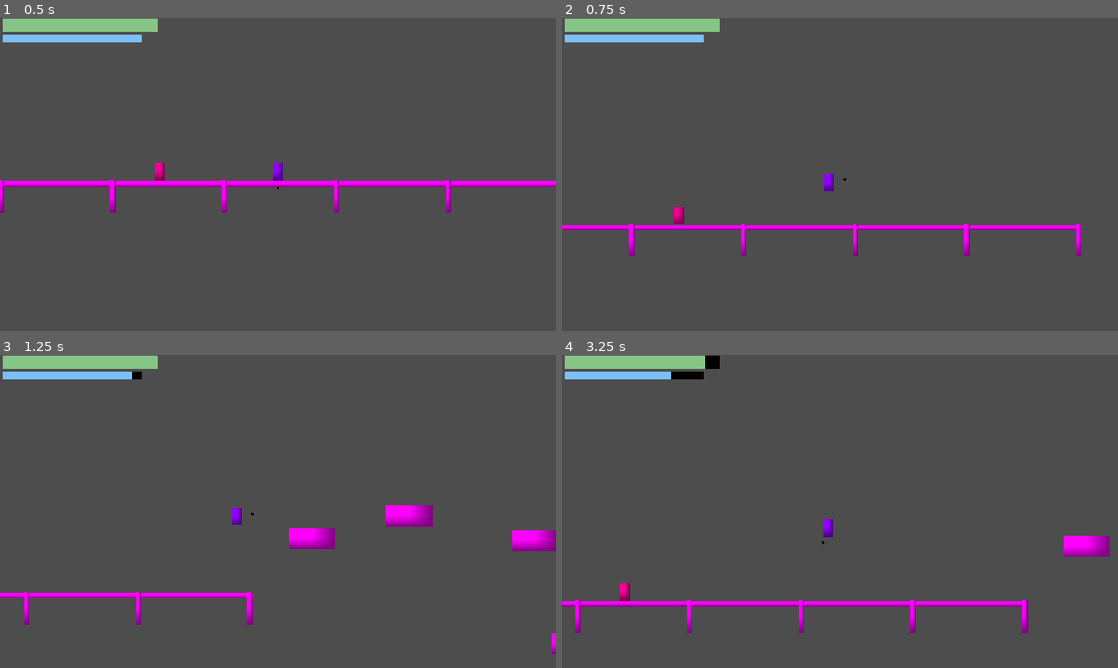
Above: before the commit, frames 1-4 (two rows, left to right).
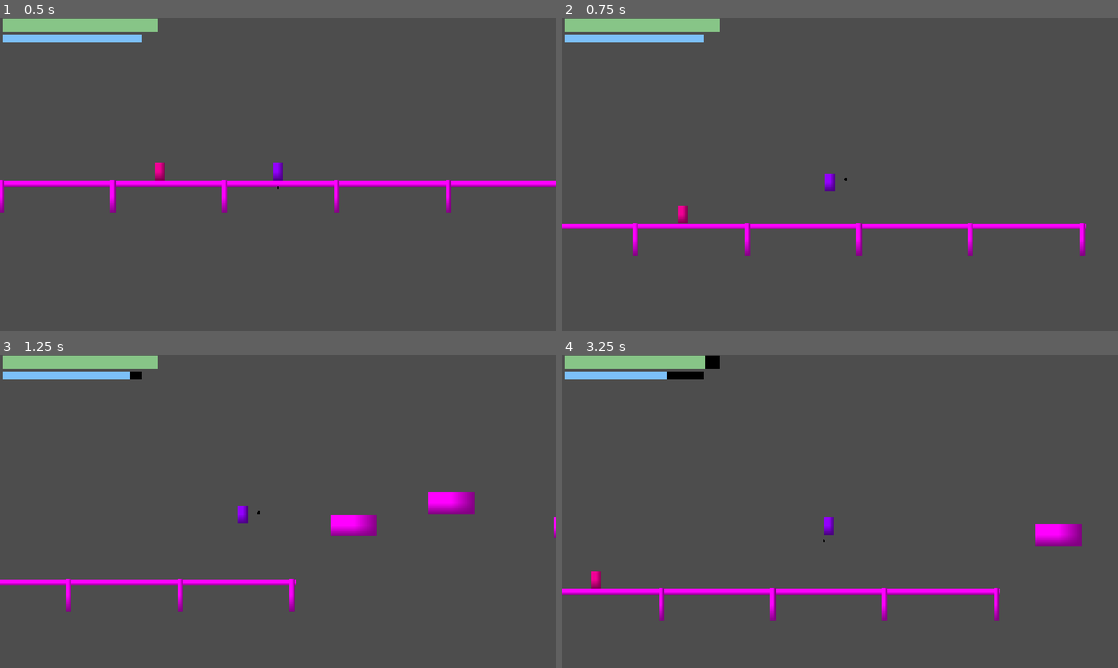
Above: after the commit, the same moments.

Repository: sharwenn-dev/cerulean_eclipse
Game: Godot game, scene res://scenes/test_world.tscn
The game is run twice, just before and just after one commit, with the same random seed, the same clock (stepped at 60 frames per second) and the same inputs.
Inputs (mouse positions are in pixels of both pictures, inside the frame that each line leads up to):
- Up to frame 1 (0.5 s): no input
- Up to frame 2 (0.75 s): tap Enter (ui_accept) at 0.5 s; move the mouse to (962, 158) at 0.52 s; hold D (ui_right) from 0.53 s (still down); right-click (962, 158) at 0.6 s
- Up to frame 3 (1.25 s): keep holding D (ui_right); tap Enter (ui_accept) at 0.77 s
- Up to frame 4 (3.25 s): move the mouse to (728, 527) at 1.27 s; right-click (728, 527) at 1.35 s; tap Enter (ui_accept) at 1.52, 3.02 s; move the mouse to (895, 442) at 2.02 s; release D (ui_right) at 2.03 s; hold A (ui_left) 2.03-2.78 s; tap H (test_damage) at 2.1 s; right-click (895, 442) at 2.3 s; move the mouse to (812, 574) at 2.77 s; hold D (ui_right) from 2.78 s (still down); right-click (812, 574) at 2.85 s

Frame 1 is identical in both runs. In frame 2, 2.2% of the frame differs, in the area x 0-95%, y 49-76%; in frame 3, 5.1%, in the area x 0-100%, y 5-96%; in frame 4, 5.0%.

Commit message:
11/21/2025 Small fixes.

Diff:
--- a/entities/player.gd
+++ b/entities/player.gd
@@ -37,10 +37,10 @@
 
 # Dash variables
 var is_dashing: bool = false
-var dash_time: float = 0.3
+var dash_time: float = 0.25
 var dash_timer: float = 0.0
 var dash_direction: Vector2 = Vector2.ZERO
-var dash_speed: float = 900.0
+var dash_speed: float = 800.0
 
 # HUD elements
 @onready var hud = $Camera2D/PlayerHud
